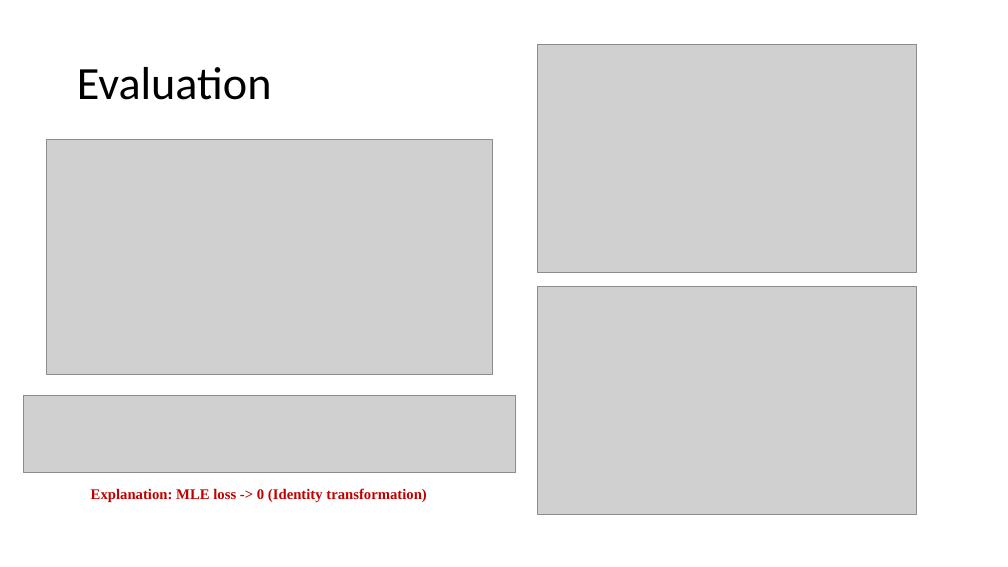
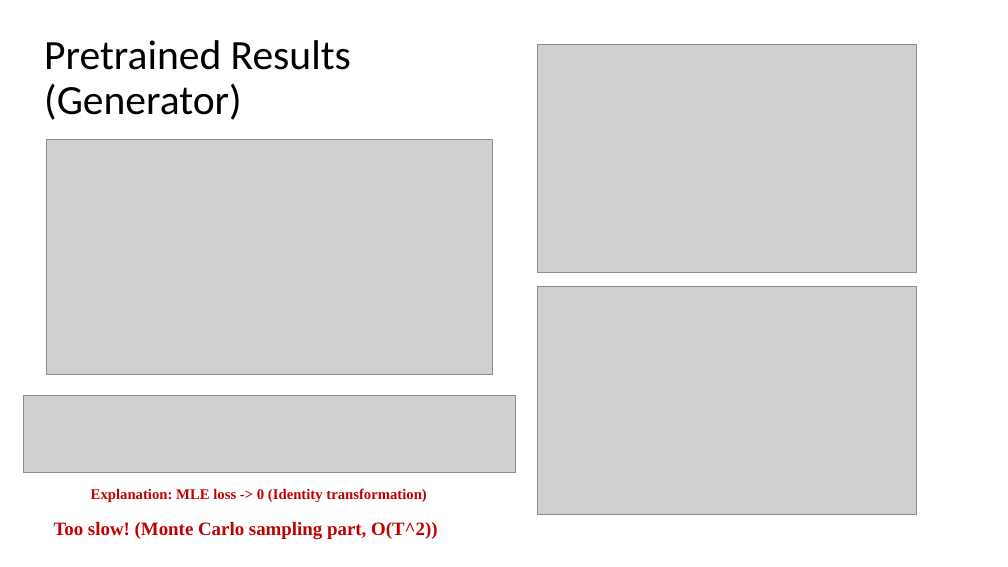
Before and after one commit to bitzj2015/EE599-Final-Project, a slide deck: slide 7 of doc/599-final-project.pptx. Drawn at 1008x567 pixels with LibreOffice and Linux fonts; fonts in the diff are those of the drawing; grey boxes stand for pictures. Boxes give left, top, right and bottom in pixels: in the first picture for what was removed or moved away, otherwise in the second. Text is boxed around its words. In the diff, an @@ line names an element or a change of style, - is before the commit and + after.

```diff
--- a/doc/599-final-project.pptx
+++ b/doc/599-final-project.pptx
@@ title at [44, 40, 351, 120]: text changed; size 44 to 39.6 pt @@
-Evaluation
+Pretrained Results (Generator)
@@ text added at [54, 522, 438, 539], 18 pt, text #C00000, bold @@
+Too slow! (Monte Carlo sampling part, O(T^2))
```
Also in this commit, not shown: 2 other slides changed, 6 slides added, 2 slides removed, 6 other files.
